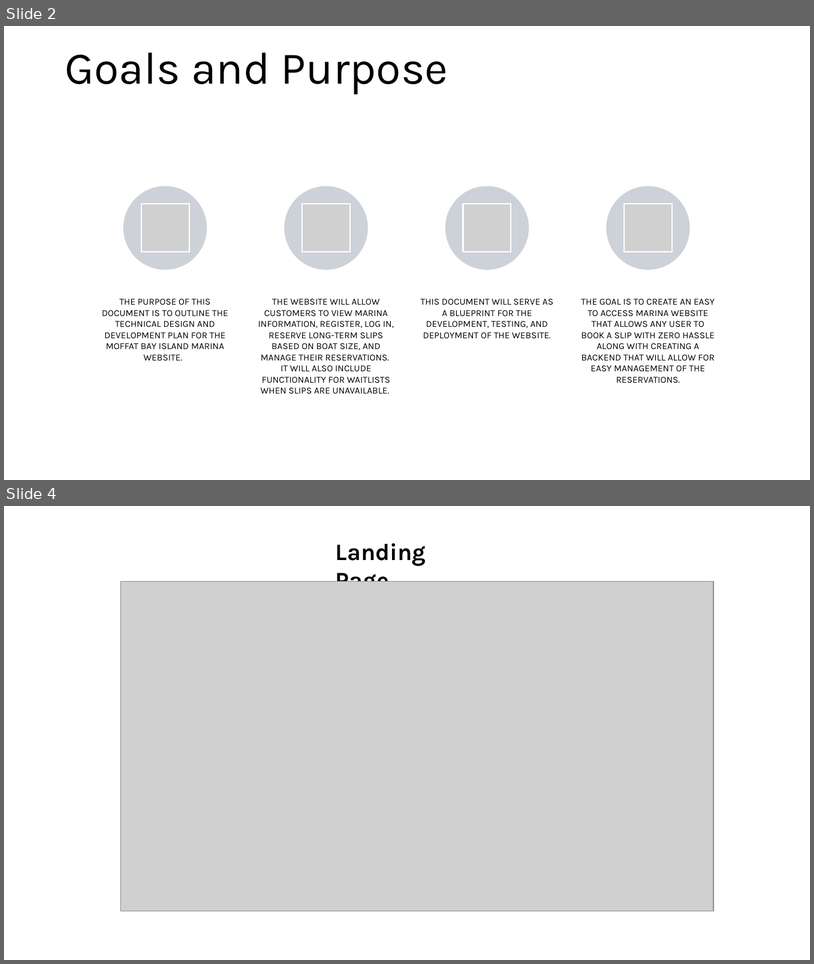
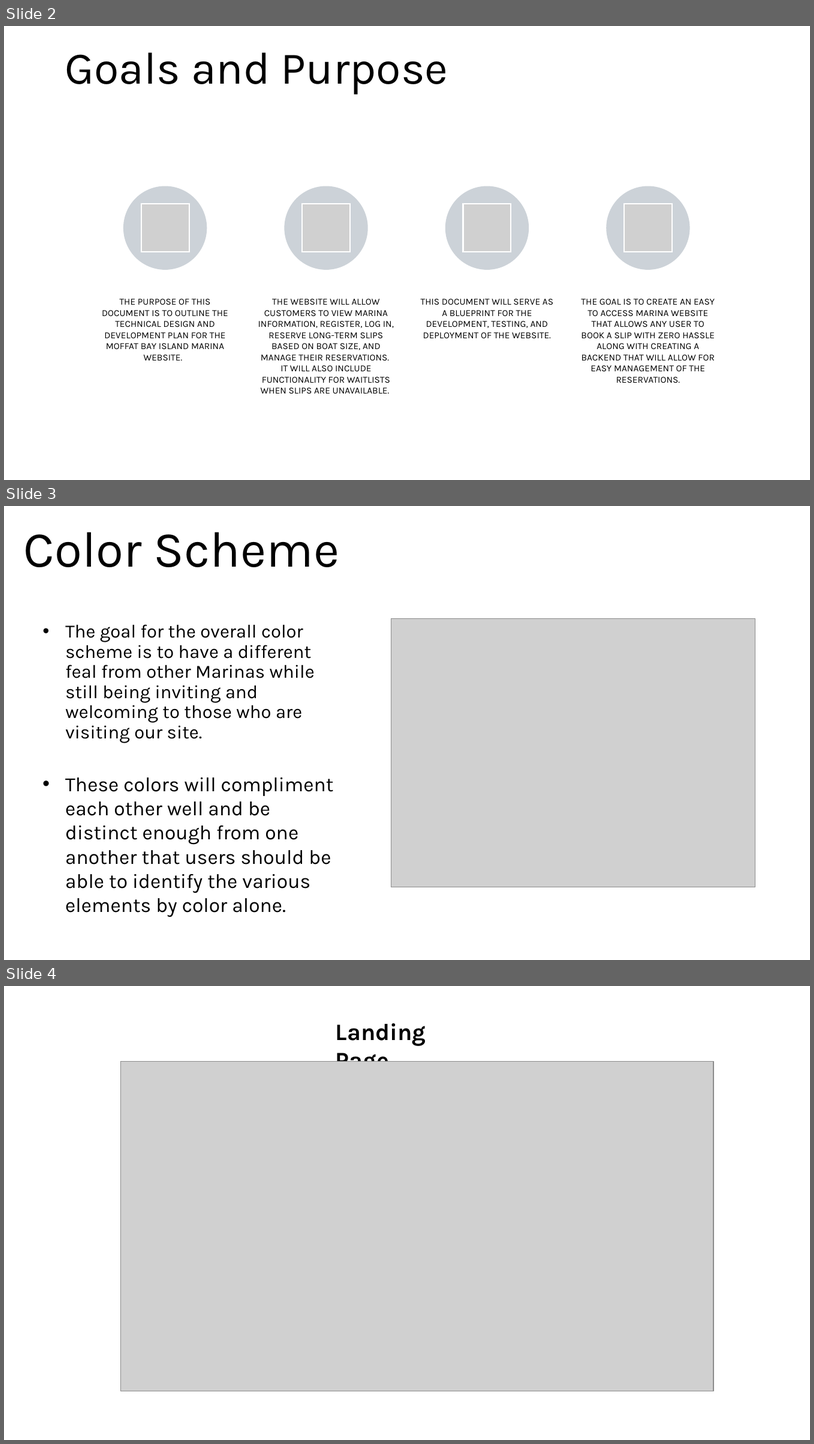
Before and after one commit to CalebStark/Moffat-Bay, a slide deck: Documentation/Prototype Assignment - Group 2.pptx. Shown one above the other, each under a label of ours: slides 2 and 4 before the commit, slides 2, 3 and 4 after it; the slides between them are not shown. The pictures are 814x964 and 814x1444 pixels, drawn with LibreOffice and Linux fonts; fonts in the diff are those of the drawing; grey boxes stand for pictures. Boxes give left, top, right and bottom in pixels: in the first picture for what was removed or moved away, otherwise in the second. Text is boxed around its words. In the diff, an @@ line names an element or a change of style, - is before the commit and + after.

Commit message:
Adding color scheme slide

```diff
--- a/Documentation/Prototype Assignment - Group 2.pptx
+++ b/Documentation/Prototype Assignment - Group 2.pptx
@@ slide 3 added at [4,506,810,960], background #FFFFFF @@
@@ title added at [24,532,339,567], 60 pt, text #000000 @@
+Color Scheme
@@ text added at [65,624,315,742], 22.2 pt, text #000000 @@
+• The goal for the overall color scheme is to have a different feal from other Marinas while still being inviting and welcoming to those who are visiting our site.
@@ picture added at [391,619,756,887] @@
@@ text added at [65,777,334,917], 24 pt, text #000000 @@
+• These colors will compliment each other well and be distinct enough from one another that users should be able to identify the various elements by color alone.
```
Also in this commit, not shown: 1 slide removed.
